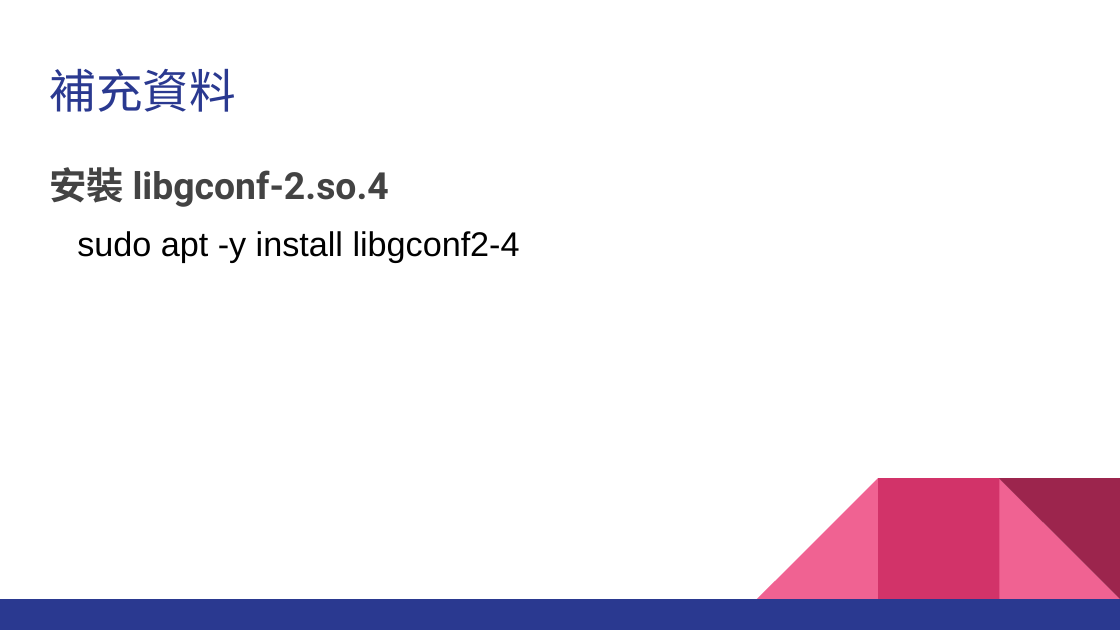
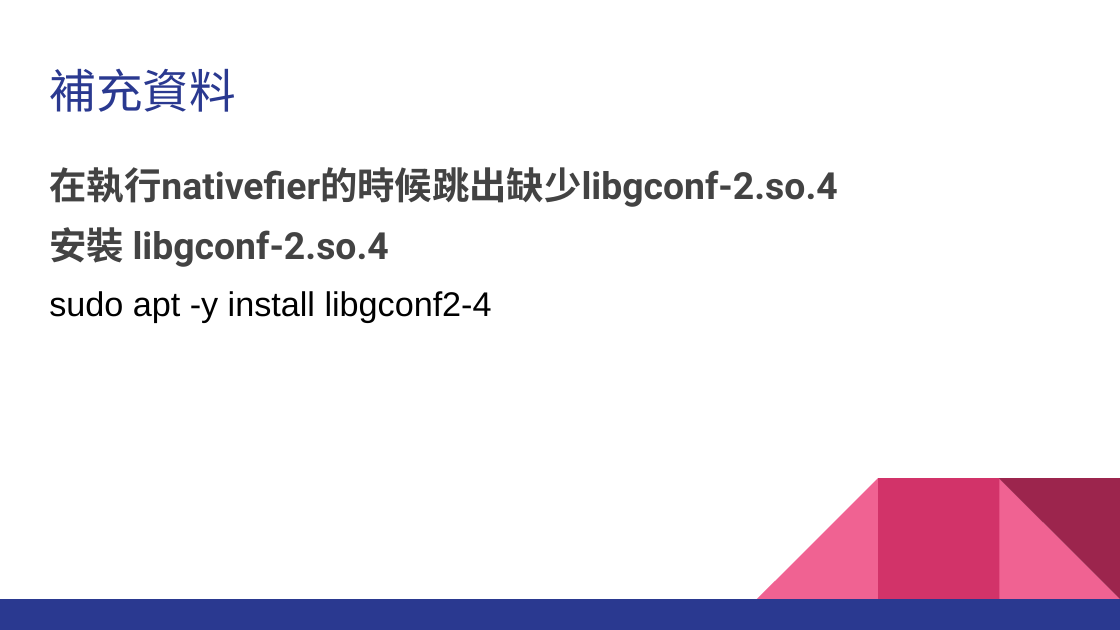
Before and after one commit to johnwang888/nativefier, a slide deck: slide 14 of nativefier跨平台桌面應用程式服務.odp (slide 13 before the commit). Drawn at 1120x630 pixels with LibreOffice and Linux fonts; fonts in the diff are those of the drawing. Boxes give left, top, right and bottom in pixels: in the first picture for what was removed or moved away, otherwise in the second. Text is boxed around its words. In the diff, an @@ line names an element or a change of style, - is before the commit and + after.

```diff
--- a/nativefier跨平台桌面應用程式服務.odp
+++ b/nativefier跨平台桌面應用程式服務.odp
@@ text at [49, 167, 837, 207]: paragraph added @@
+在執行nativefier的時候跳出缺少libgconf-2.so.4
@@ text at [49, 227, 389, 267]: more space between paragraphs @@
```
Also in this commit, not shown: 3 other slides changed, 1 slide added.
